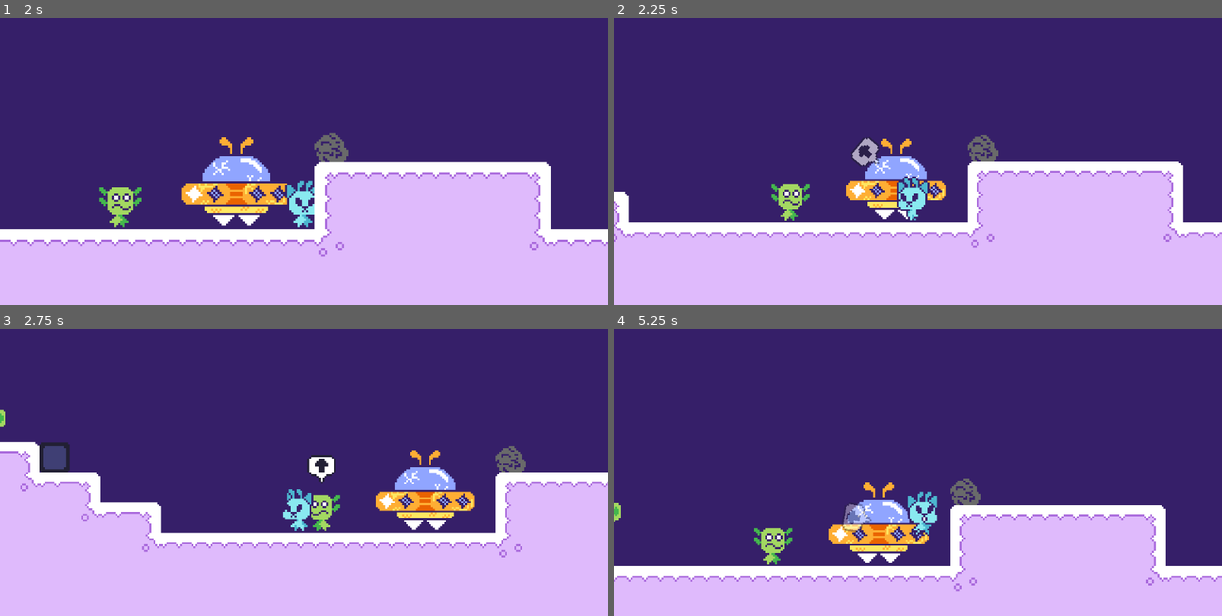
Above: before the commit, frames 1-4 (two rows, left to right).
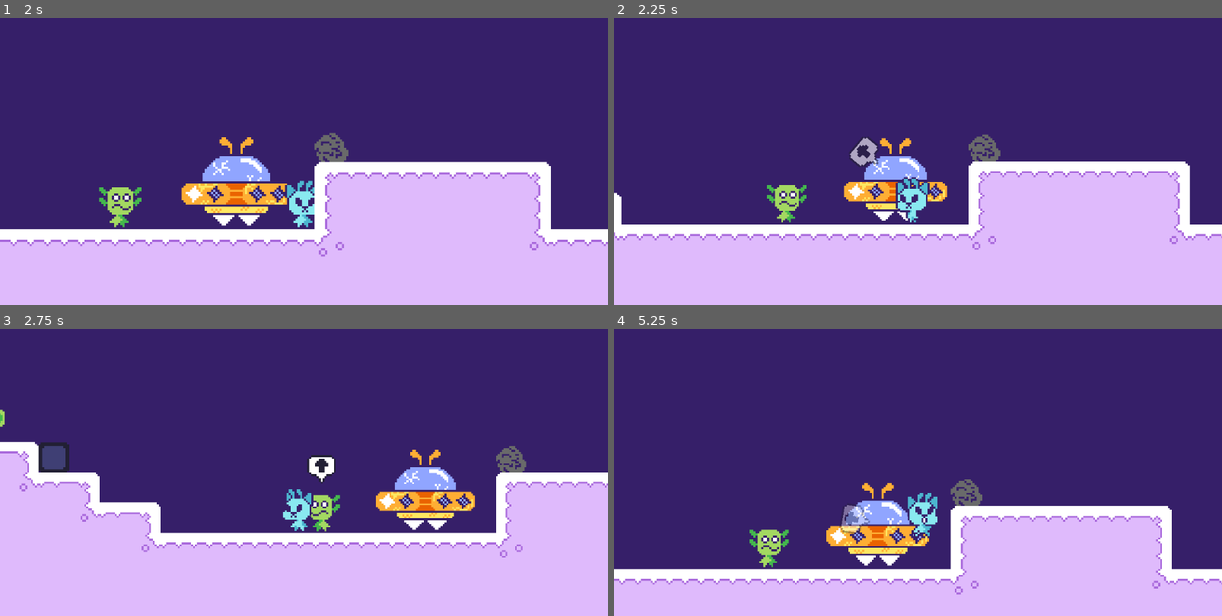
Above: after the commit, the same moments.

Repository: Zazorah/secret-santa-2025
Game: Godot game, scene res://World/Placeholder/TestRoom.tscn
Two runs of this game, one before a commit and one after it. Both use one fixed random seed, a clock stepped at 60 frames per second and the inputs below.
Inputs (mouse positions are in pixels of both pictures, inside the frame that each line leads up to):
- Up to frame 1 (2 s): move the mouse to (437, 138) at 0.52 s; hold Space (advance_text) 0.53-1.28 s; hold D (move_right) from 0.53 s (still down); move the mouse to (182, 167) at 1.27 s; tap W (interact) at 1.35 s
- Up to frame 2 (2.25 s): tap Enter at 2 s; move the mouse to (978, 86) at 2.02 s; release D (move_right) at 2.03 s; hold A (move_left) from 2.03 s (still down); hold Mouse wheel up (zoom_in) from 2.03 s (still down)
- Up to frame 3 (2.75 s): keep holding A (move_left); keep holding Mouse wheel up (zoom_in)
- Up to frame 4 (5.25 s): move the mouse to (887, 524) at 2.77 s; release A (move_left) at 2.78 s; release Mouse wheel up (zoom_in) at 2.78 s; hold D (move_right) 2.78-4.28 s; tap Mouse wheel down (zoom_out) at 2.85 s; move the mouse to (1100, 509) at 3.52 s; hold Space (advance_text) 3.53-4.28 s; move the mouse to (735, 417) at 4.27 s; hold A (move_left) 4.28-5.03 s; tap W (interact) at 4.35 s; move the mouse to (948, 463) at 5.02 s; hold D (move_right) from 5.03 s (still down); hold Mouse wheel up (zoom_in) from 5.03 s (still down)

Frame 1 is identical in both runs. In frame 2, 4.5% of the frame differs, in the area x 0-100%, y 40-81%; in frame 3, 1.0%; in frame 4, 5.5%, in the area x 0-100%, y 52-93%.

Commit message:
Created Visualizer Class

Diff:
--- a/Props/Ship/Ship.tscn
+++ b/Props/Ship/Ship.tscn
@@ -1,7 +1,8 @@
-[gd_scene load_steps=6 format=3 uid="uid://6otq5m0fjylb"]
+[gd_scene load_steps=7 format=3 uid="uid://6otq5m0fjylb"]
 
 [ext_resource type="Script" uid="uid://4uy4dyrseg1t" path="res://Props/Ship/ShipController.gd" id="1_7d163"]
 [ext_resource type="Texture2D" uid="uid://crr77axwnavkt" path="res://Props/Ship/Assets/Ship_S4.png" id="1_xik1j"]
+[ext_resource type="Script" uid="uid://cnjewx87coh7s" path="res://Props/Ship/Visualizer/ShipVisualizer.gd" id="2_wv8bo"]
 [ext_resource type="Script" uid="uid://vnufhh7q4sx" path="res://Entities/Utility/InteractionZone.gd" id="3_i7mq8"]
 [ext_resource type="PackedScene" uid="uid://crsr7p2h1rsrq" path="res://Entities/Utility/Interaction Indicator/InteractionIndicator.tscn" id="4_wv8bo"]
 
@@ -18,9 +19,10 @@
 scale = Vector2(1, 1.0235627)
 polygon = PackedVector2Array(-9, -11.723757, 8, -11.723757, 16, -3.907919, 16, 0, 23, 0, 26, 2.9309392, 26, 8.792818, 2 …(185 unchanged characters)…
 
-[node name="Body" type="Node2D" parent="."]
+[node name="Visualizer" type="Node2D" parent="."]
+script = ExtResource("2_wv8bo")
 
-[node name="Sprite2D" type="Sprite2D" parent="Body"]
+[node name="Sprite2D" type="Sprite2D" parent="Visualizer"]
 texture = ExtResource("1_xik1j")
 
 [node name="InteractionZone" type="Area2D" parent="."]
--- a/Props/Ship/ShipController.gd
+++ b/Props/Ship/ShipController.gd
@@ -7,26 +7,11 @@
 var states := {}
 
 # Node References
-@onready var sprite: Sprite2D = $Body/Sprite2D
+@onready var visualizer: ShipVisualizer = $Visualizer
 @onready var interaction_zone: InteractionZone = $InteractionZone
 
 # Stats
 var health = 1
-
-# Constant Properties
-const SL_SPRITE_LOOKUP := {
-	1: preload("res://Props/Ship/Assets/Ship_S1.png"),
-	2: preload("res://Props/Ship/Assets/Ship_S2.png"),
-	3: preload("res://Props/Ship/Assets/Ship_S3.png"),
-	4: preload("res://Props/Ship/Assets/Ship_S4.png")
-}
-
-const SL_SPRITE_PILOT_LOOKUP := {
-	1: preload("res://Props/Ship/Assets/Ship_S1_Piloted.png"),
-	2: preload("res://Props/Ship/Assets/Ship_S2_Piloted.png"),
-	3: preload("res://Props/Ship/Assets/Ship_S3_Piloted.png"),
-	4: preload("res://Props/Ship/Assets/Ship_S4_Piloted.png")
-}
 
 func _ready() -> void:
 	# Set collision properties.
@@ -35,13 +20,16 @@
 	# Setup interactions
 	interaction_zone.interacted.connect(_enter_ship)
 
+	# Setup visualizer
+	visualizer.ship = self
+
 	# Initialize state machine
 	_setup_states()
 
 	# Connect collision signal
 	body_entered.connect(_on_body_entered)
 
-	update_visual_state()
+	visualizer.update.call_deferred()
 
 func _setup_states() -> void:
 	# Create state instances
@@ -106,14 +94,6 @@
 
 			change_state("collided")
 
-# Update sprite based on current health level.
-func update_visual_state() -> void:
-	if GameManager.star_data:
-		if piloted:
-			sprite.texture = SL_SPRITE_PILOT_LOOKUP[health]
-		else:
-			sprite.texture = SL_SPRITE_LOOKUP[health]
-
 func _enter_ship(_player: Node2D) -> void:
 	if piloted or not GameManager.ship_data.can_enter:
 		return
@@ -131,7 +111,7 @@
 		GameManager.camera.focus_target = self
 		GameManager.camera.zoom_target = GameManager.camera.vehicle_zoom_level
 
-	update_visual_state()
+	visualizer.update()
 
 func exit_ship() -> void:
 	if not piloted:
@@ -152,7 +132,7 @@
 		GameManager.camera.focus_target = GameManager.player
 		GameManager.camera.zoom_target = GameManager.camera.standard_zoom_level
 
-	update_visual_state()
+	visualizer.update()
 
 func _spawn_player(at_position: Vector2) -> void:
 	# Load and instantiate player scene
--- /dev/null
+++ b/Props/Ship/Visualizer/ShipVisualizer.gd
@@ -0,0 +1,28 @@
+class_name ShipVisualizer
+extends Node2D
+
+# Node References
+var ship: ShipController
+@onready var sprite: Sprite2D = $Sprite2D
+
+# Constant Properties
+const SL_SPRITE_LOOKUP := {
+	1: preload("res://Props/Ship/Assets/Ship_S1.png"),
+	2: preload("res://Props/Ship/Assets/Ship_S2.png"),
+	3: preload("res://Props/Ship/Assets/Ship_S3.png"),
+	4: preload("res://Props/Ship/Assets/Ship_S4.png")
+}
+
+const SL_SPRITE_PILOT_LOOKUP := {
+	1: preload("res://Props/Ship/Assets/Ship_S1_Piloted.png"),
+	2: preload("res://Props/Ship/Assets/Ship_S2_Piloted.png"),
+	3: preload("res://Props/Ship/Assets/Ship_S3_Piloted.png"),
+	4: preload("res://Props/Ship/Assets/Ship_S4_Piloted.png")
+}
+
+func update() -> void:
+	if GameManager.star_data and ship:
+		if ship.piloted:
+			sprite.texture = SL_SPRITE_PILOT_LOOKUP[ship.health]
+		else:
+			sprite.texture = SL_SPRITE_LOOKUP[ship.health]
--- a/Utility/Camera.gd
+++ b/Utility/Camera.gd
@@ -12,7 +12,7 @@
 var zoom_step: float = 0.10
 var zoom_min: float = 0.20
 var zoom_max: float = 3.00
-@export var zoom_speed: float = 10.0
+@export var zoom_speed: float = 5.0
 
 # Zoom Levels
 const standard_zoom_level: float = 1.0
--- a/Utility/StarData.gd
+++ b/Utility/StarData.gd
@@ -3,7 +3,7 @@
 
 ## Data object for tracking star count and rank.
 
-@export var star_rank = 1 # Ranges from 1 - 4
+@export var star_rank = 3 # Ranges from 1 - 4
 @export var star_count = 0
 @export var constellation_count = 0
 
Not shown, added: Props/Ship/Visualizer/ShipVisualizer.gd.uid
